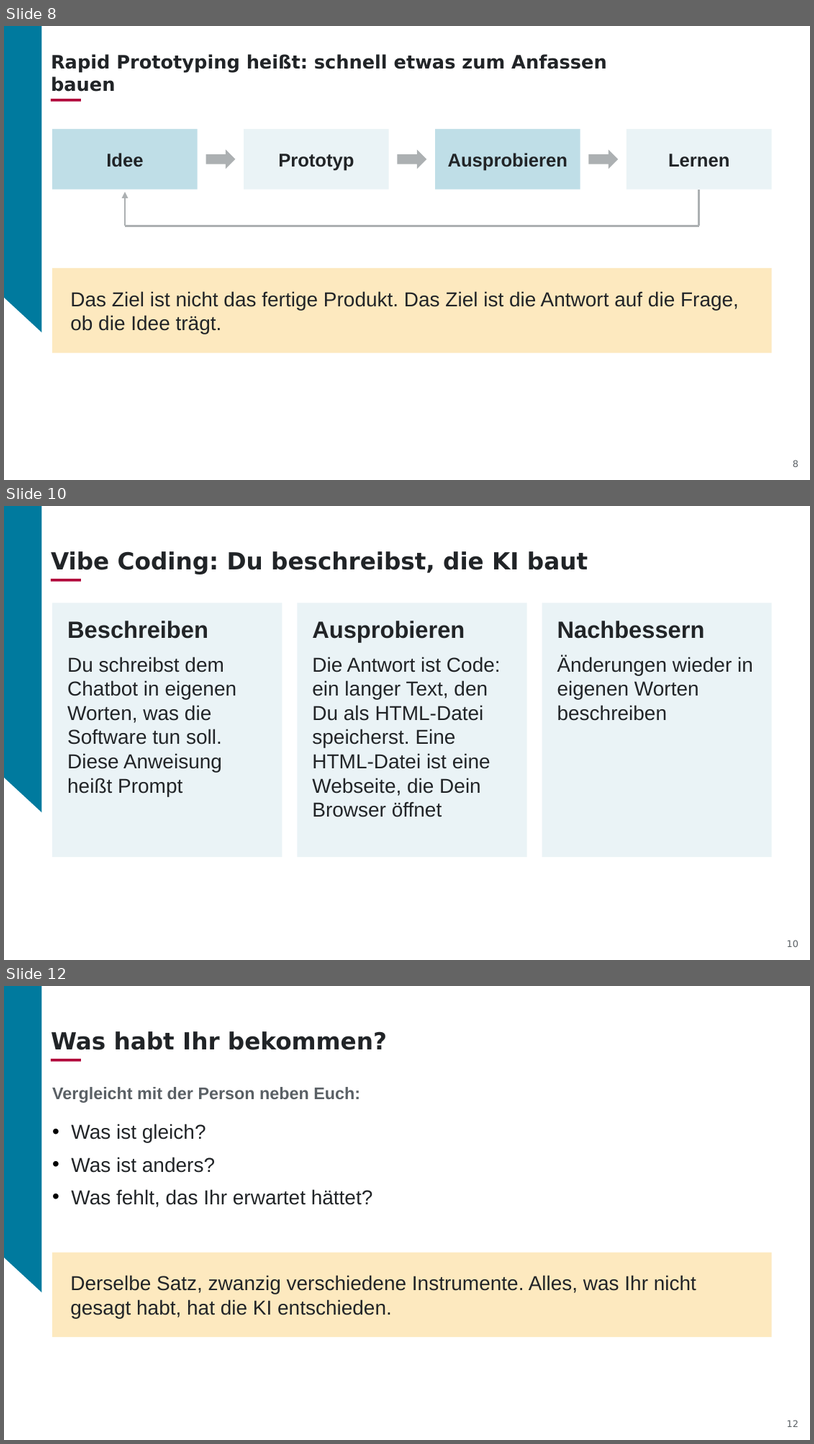
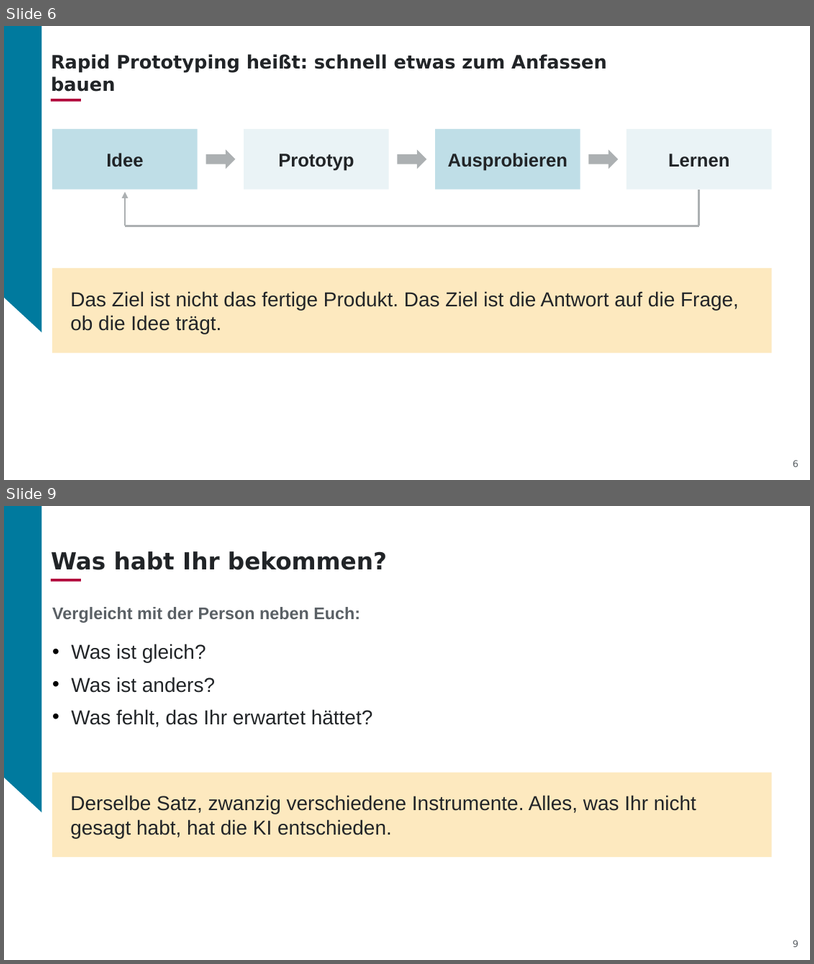
Before and after one commit to aihpi/workshop-rapid-prototyping, a slide deck: slides/01_workshop_rapid_prototyping_DE.pptx. Shown one above the other, each under a label of ours: slides 8, 10 and 12 before the commit, slides 6 and 9 after it; the slides between them are not shown. The pictures are 814x1444 and 814x964 pixels, drawn with LibreOffice and Linux fonts; fonts in the diff are those of the drawing; background and template pictures are left out. Boxes give left, top, right and bottom in pixels: in the first picture for what was removed or moved away, otherwise in the second. Text is boxed around its words. In the diff, an @@ line names an element or a change of style, - is before the commit and + after.

```diff
--- a/slides/01_workshop_rapid_prototyping_DE.pptx
+++ b/slides/01_workshop_rapid_prototyping_DE.pptx
@@ slide 10 removed at <box>4,506,810,960</box>, background #007A9E; not listed: 2 template elements that a slide beside it also shows @@
@@ title removed at <box>51,551,588,574</box> @@
-Vibe Coding: Du beschreibst, die KI baut
@@ rectangle removed at <box>51,579,81,581</box> @@
@@ rectangle removed at <box>52,602,282,857</box> @@
@@ rectangle removed at <box>298,602,527,857</box> @@
@@ rectangle removed at <box>543,602,772,857</box> @@
@@ text removed at <box>67,620,208,638</box> @@
-Beschreiben
@@ text removed at <box>312,620,465,642</box> @@
-Ausprobieren
@@ text removed at <box>558,620,705,638</box> @@
-Nachbessern
@@ text removed at <box>67,656,237,796</box> @@
-Du schreibst dem Chatbot in eigenen Worten, was die Software tun soll. Diese Anweisung heißt Prompt
@@ text removed at <box>312,656,501,817</box> @@
-Die Antwort ist Code: ein langer Text, den Du als HTML-Datei speicherst. Eine HTML-Datei ist eine Webseite, die Dein Browser öffnet
@@ text removed at <box>558,656,754,721</box> @@
-Änderungen wieder in eigenen Worten beschreiben
@@ page number removed at <box>787,939,799,947</box> @@
-10
@@ what was slide 8 is now slide 6 @@
@@ what was slide 12 is now slide 9 @@
@@ page number at <box>793,939,799,947</box>: text changed @@
-12
+9
```
Also in this commit, not shown: 7 slides changed, 6 slides added, 16 other slides removed, 1 other file.
